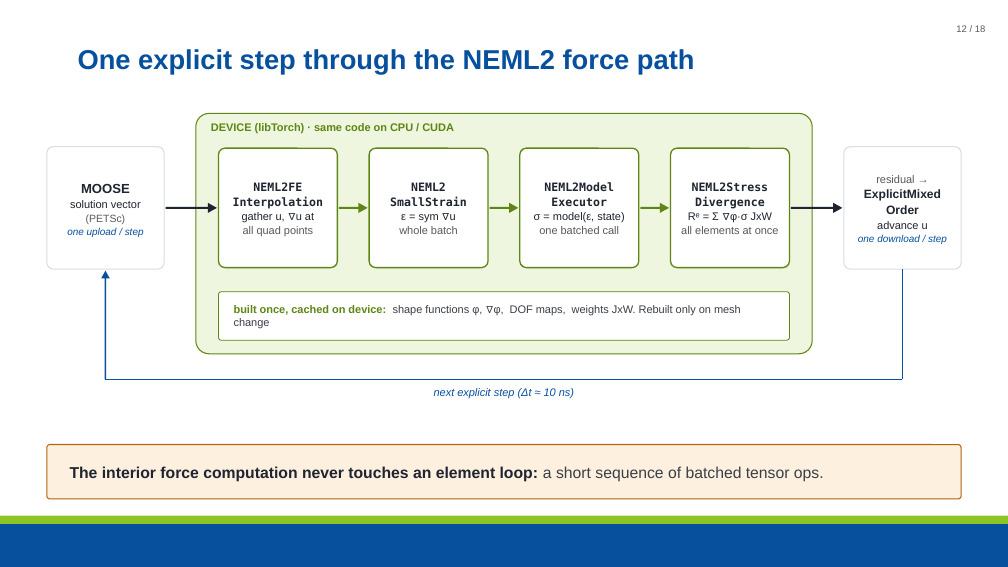
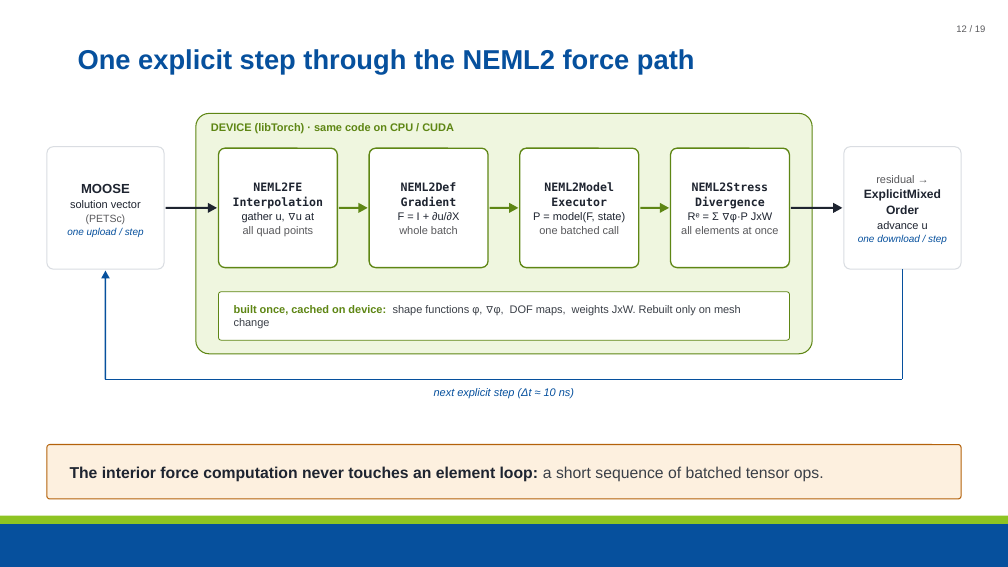
Before and after one commit to maxnezdyur/marlin, a slide deck: slide 12 of examples/impact/slide_assets/WCCM_NEML2_explicit_dynamics_v2.pptx. Drawn at 1008x567 pixels with LibreOffice and Linux fonts; fonts in the diff are those of the drawing; background and template pictures are left out. Boxes give left, top, right and bottom in pixels: in the first picture for what was removed or moved away, otherwise in the second. Text is boxed around its words. In the diff, an @@ line names an element or a change of style, - is before the commit and + after.

Commit message:
slides: experiment/video slide, prior-posterior strips, large-deformation force path

```diff
--- a/examples/impact/slide_assets/WCCM_NEML2_explicit_dynamics_v2.pptx
+++ b/examples/impact/slide_assets/WCCM_NEML2_explicit_dynamics_v2.pptx
@@ text in rounded rectangle at <box>398,182,459,220</box>: text changed @@
-NEML2
-SmallStrain
-ε = sym ∇u
+NEML2Def
+Gradient
+F = I + ∂u/∂X
@@ text in rounded rectangle at <box>533,212,625,223</box>: text changed @@
-σ = model(ε, state)
+P = model(F, state)
@@ text in rounded rectangle at <box>688,212,772,223</box>: text changed @@
-Rᵉ = Σ ∇φ·σ JxW
+Rᵉ = Σ ∇φ·P JxW
```
Also in this commit, not shown: 16 other slides changed, 1 slide added, 1 other file.
